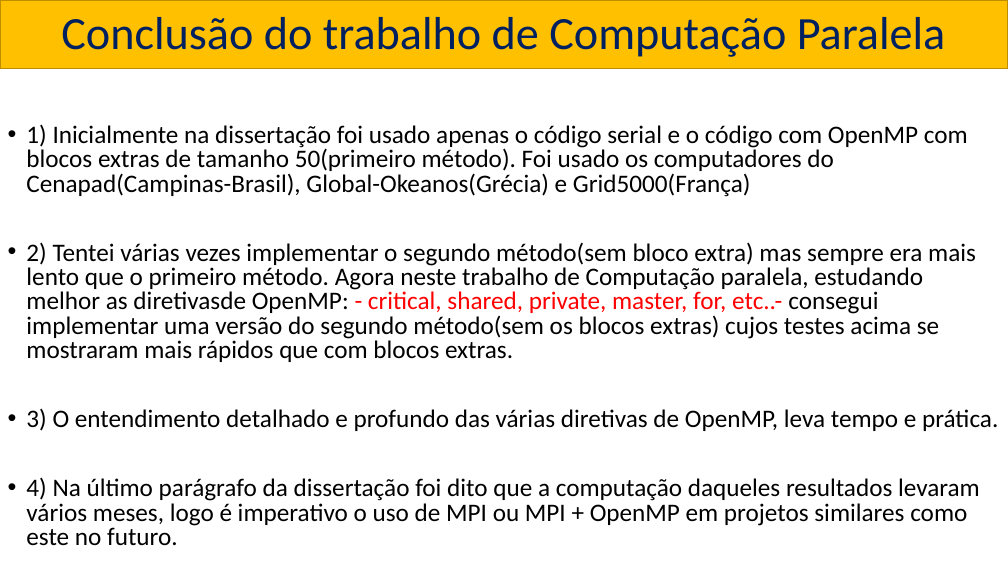
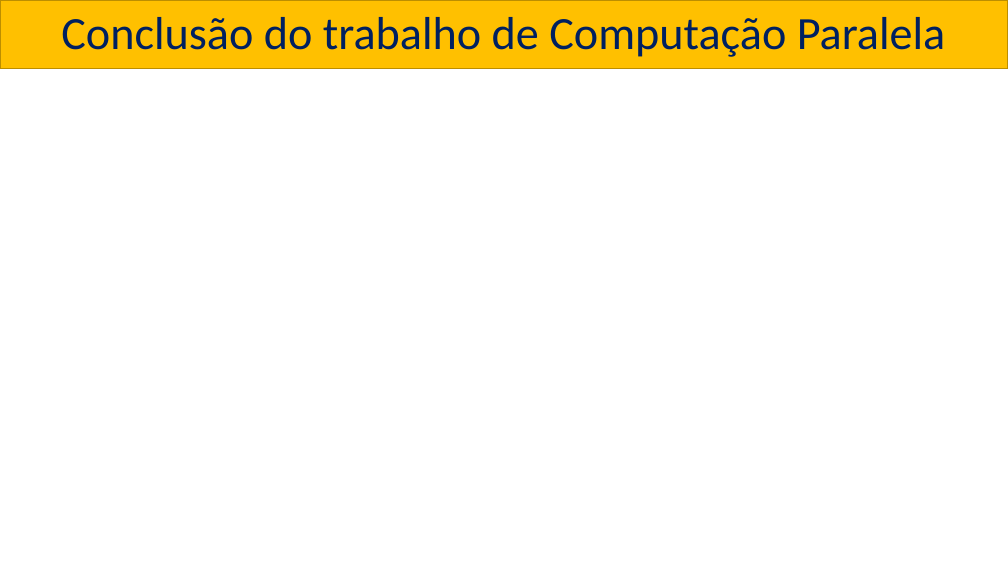
Before and after one commit to Roberto-Hoo/Trabalho2-ComputacaoParalela-18maio2021, a slide deck: slide 15 of Trabalho 2B Computacao Paralela.pptx (slide 10 before the commit). Drawn at 1008x567 pixels with LibreOffice and Linux fonts; fonts in the diff are those of the drawing; background and template pictures are left out. Boxes give left, top, right and bottom in pixels: in the first picture for what was removed or moved away, otherwise in the second. Text is boxed around its words. In the diff, an @@ line names an element or a change of style, - is before the commit and + after.

```diff
--- a/Trabalho 2B Computacao Paralela.pptx
+++ b/Trabalho 2B Computacao Paralela.pptx
@@ text removed at (26,124,998,546) @@
-• 1) Inicialmente na dissertação foi usado apenas o código serial e o código com OpenMP com blocos extras de tamanho 50(primeiro método). Foi usado os computadores do Cenapad(Campinas-Brasil), Global-Okeanos(Grécia) e Grid5000(França)
-• 2) Tentei várias vezes implementar o segundo método(sem bloco extra) mas sempre era mais lento que o primeiro método. Agora neste trabalho de Computação paralela, estudando melhor as diretivasde OpenMP: - critical, shared, private, master, for, etc..- consegui implementar uma versão do segundo método(sem os blocos extras) cujos testes acima se mostraram mais rápidos que com blocos extras.
-• 3) O entendimento detalhado e profundo das várias diretivas de OpenMP, leva tempo e prática.
-• 4) Na último parágrafo da dissertação foi dito que a computação daqueles resultados levaram vários meses, logo é imperativo o uso de MPI ou MPI + OpenMP em projetos similares como este no futuro.
```
Also in this commit, not shown: 3 other slides changed, 5 slides added, 1 other file.
